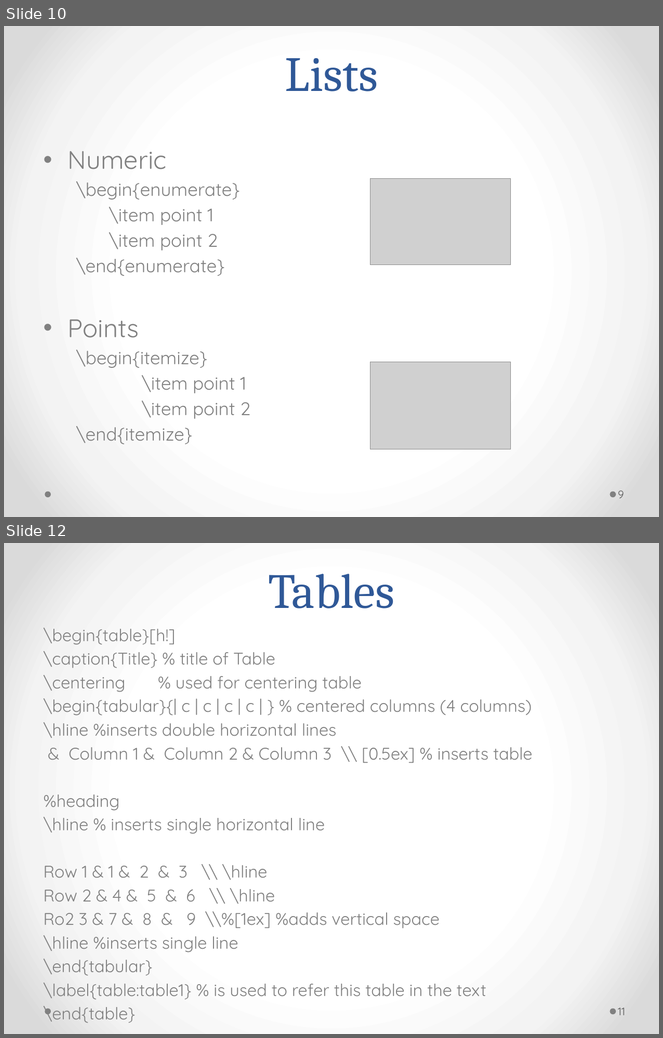
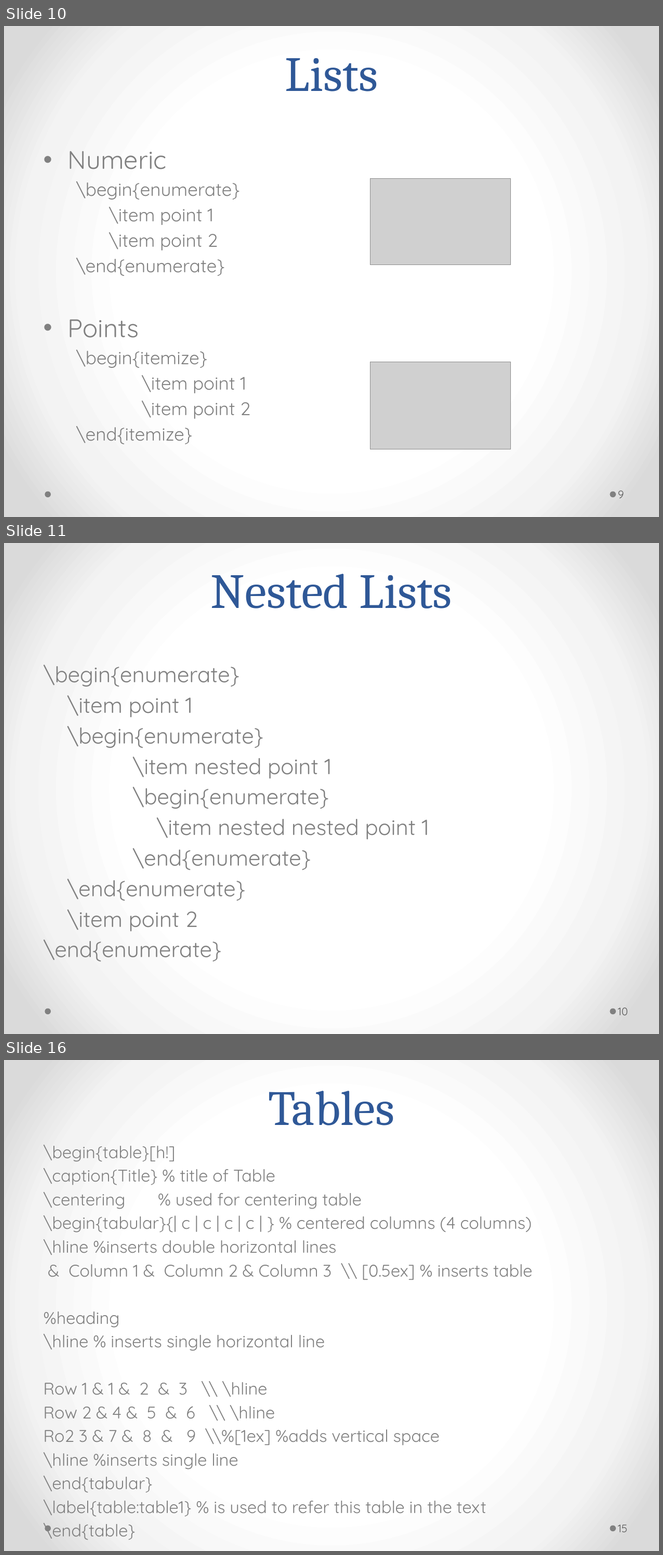
Before and after one commit to Andromedanita/Latex_workshop, a slide deck: Mine.pptx. Shown one above the other, each under a label of ours: slides 10 and 12 before the commit, slides 10, 11 and 16 after it; the slides between them are not shown. The pictures are 663x1038 and 663x1555 pixels, drawn with LibreOffice and Linux fonts; fonts in the diff are those of the drawing; grey boxes stand for pictures. Boxes give left, top, right and bottom in pixels: in the first picture for what was removed or moved away, otherwise in the second. Text is boxed around its words. In the diff, an @@ line names an element or a change of style, - is before the commit and + after.

```diff
--- a/Mine.pptx
+++ b/Mine.pptx
@@ slide 11 added at <box>4,543,659,1034</box>, background gradient #FFFFFF to #F4F4F4 to #DADADA; not listed: 2 template elements that a slide beside it also shows @@
@@ title added at <box>211,574,452,609</box>, 54 pt, text #2F5897 @@
+Nested Lists
@@ text added at <box>44,665,429,962</box>, 24 pt, text #808080 @@
+\begin{enumerate}
+\item point 1
+\begin{enumerate}
+\item nested point 1
+\begin{enumerate}
+\item nested nested point 1
+\end{enumerate}
+\end{enumerate}
+\item point 2
+\end{enumerate}
@@ page number added at <box>618,1008,628,1016</box>, 12 pt, text #595959 @@
+10
@@ what was slide 12 is now slide 16 @@
@@ page number at <box>618,1525,627,1533</box>: text changed @@
-11
+15
```
Also in this commit, not shown: 5 slides changed, 14 other slides added.
